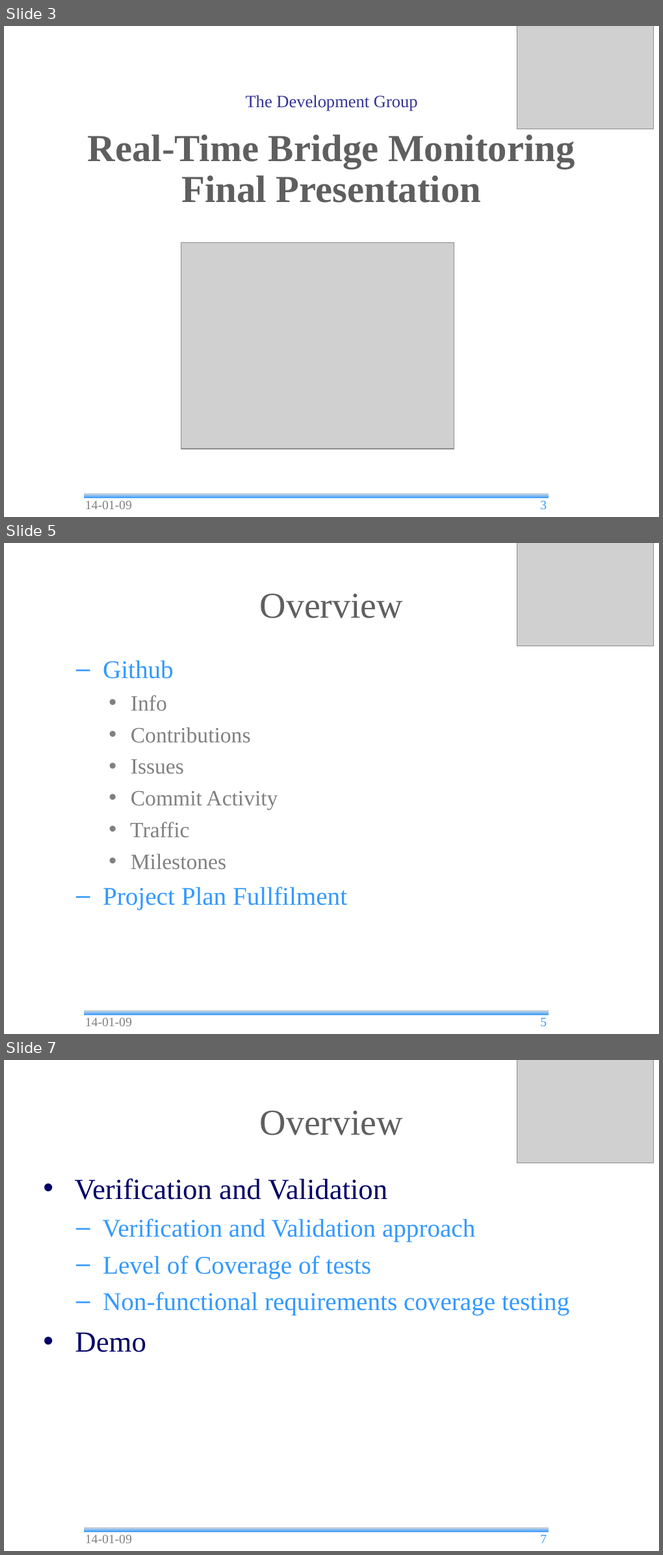
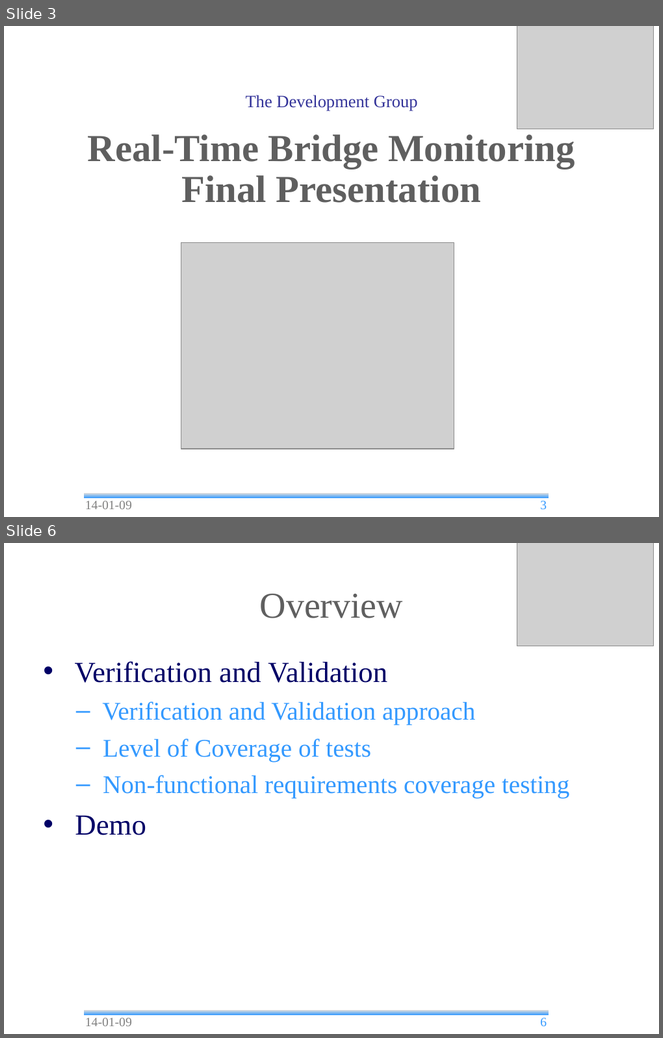
Before and after one commit to andrea-bottoli/DSD, a slide deck: Documentation/Presentations/Final_Presentation.odp. Shown one above the other, each under a label of ours: slides 3, 5 and 7 before the commit, slides 3 and 6 after it; the slides between them are not shown. The pictures are 663x1555 and 663x1038 pixels, drawn with LibreOffice and Linux fonts; fonts in the diff are those of the drawing; grey boxes stand for pictures; background and template pictures are left out. Boxes give left, top, right and bottom in pixels: in the first picture for what was removed or moved away, otherwise in the second. Text is boxed around its words. In the diff, an @@ line names an element or a change of style, - is before the commit and + after.

```diff
--- a/Documentation/Presentations/Final_Presentation.odp
+++ b/Documentation/Presentations/Final_Presentation.odp
@@ slide 5 removed at box(4, 543, 659, 1034), background #FFFFFF; not listed: 1 template element that a slide beside it also shows @@
@@ picture removed at box(517, 543, 653, 646) @@
@@ title removed at box(260, 594, 403, 618) @@
-Overview
@@ text removed at box(103, 660, 347, 910) @@
-  – Github
-    • Info
-    • Contributions
-    • Issues
-    • Commit Activity
-    • Traffic
-    • Milestones
-  – Project Plan Fullfilment
@@ text removed at box(85, 1018, 132, 1027) @@
-14-01-09
@@ page number removed at box(540, 1018, 547, 1027) @@
-5
@@ what was slide 7 is now slide 6 @@
@@ page number at box(540, 1018, 547, 1027): text changed @@
-7
+6
```
Also in this commit, not shown: 2 slides changed, 1 other file.
